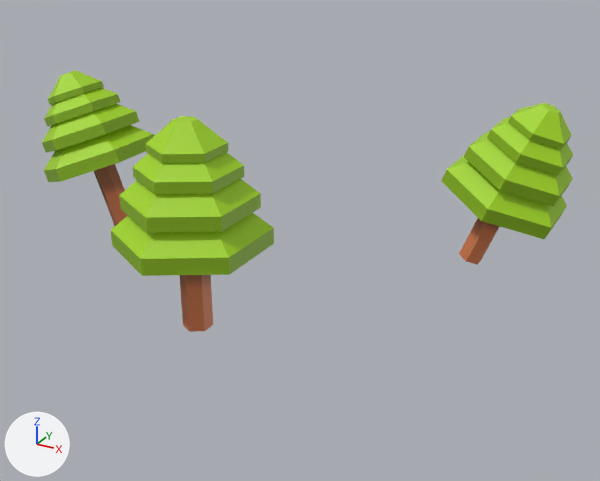
An edit to the OBJ model assets/tile1/treeTile1.obj, drawn before and after from the same camera.
Both versions are drawn from a 50 mm camera at (3.78, -6.3, 9.14) aimed at (0.12, 0.35, 5.81). The lights are fixed; the arrows at lower left show +X, +Y and +Z. Where no turn or scale is listed for an object, it has been applied to the vertices.

Names of what the first picture shows: 'TreeTile1_Cylinder.003'.
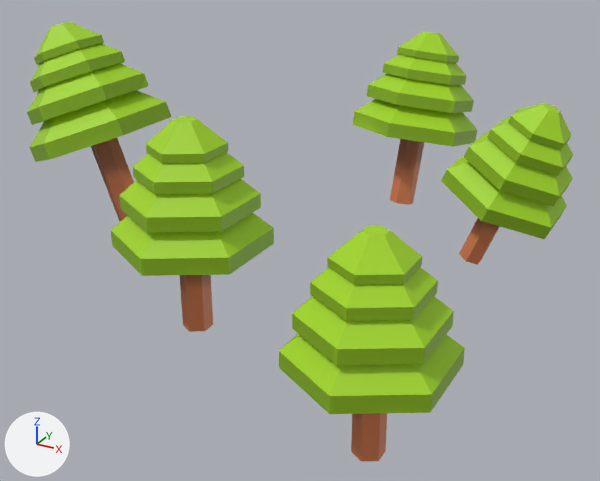
Edits to the bpy script that builds the scene:
```text
Change me_treetile1_cylinder_003:
    remove me_treetile1_cylinder_003.from_pydata(...)  # 270 vertices, 480 faces; spans x -2.62..2.47, y -2.21..1.65, z 5.66..7.54
    add me_treetile1_cylinder_003.from_pydata(...)  # 450 vertices, 800 faces; spans x -2.71..2.47, y -2.51..3.74, z 5.39..7.8
    me_treetile1_cylinder_003 part 1: the loose piece of 18 vertices spanning x -2.6..-1.55, y -0.62..0.62, z 6.18..6.79 is multiplied about its middle by the matrix ((0.594, -1.022, 0.301), (0.851, 0.662, 0.571), (-0.642, -0.069, 1.035)), then moved by (2.35, 3.01, -0.09)
    me_treetile1_cylinder_003 part 2: the loose piece of 18 vertices spanning x -2.62..-1.73, y -0.53..0.53, z 6.48..7.01 is multiplied about its middle by the matrix ((0.594, -1.022, 0.301), (0.851, 0.662, 0.571), (-0.642, -0.069, 1.035)), then moved by (2.47, 3.08, -0.01)
    me_treetile1_cylinder_003 part 3: the loose piece of 18 vertices spanning x -2.61..-1.91, y -0.41..0.41, z 6.75..7.16 is multiplied about its middle by the matrix ((0.594, -1.022, 0.301), (0.851, 0.662, 0.571), (-0.642, -0.069, 1.035)), then moved by (2.57, 3.13, 0.05)
    me_treetile1_cylinder_003 part 4: the loose piece of 24 vertices spanning x -2.58..-2.07, y -0.3..0.3, z 6.97..7.31 is multiplied about its middle by the matrix ((0.594, -1.022, 0.301), (0.851, 0.662, 0.571), (-0.642, -0.069, 1.035)), then moved by (2.65, 3.18, 0.1)
    me_treetile1_cylinder_003 part 5: a new loose piece, a 6-sided cylinder along z spanning x 1.79..2.0, y -2.02..-1.77, z 5.43..6.27, in mat_tree (picture img_tree_png)
    me_treetile1_cylinder_003 part 6: the loose piece of 18 vertices spanning x -0.28..0.79, y -2.21..-0.97, z 6.55..6.89 is copied, and the copy is moved by (1.65, -0.31, -0.42); it spans x 1.36..2.43, y -2.51..-1.28, z 6.13..6.47
    me_treetile1_cylinder_003 part 7: the loose piece of 18 vertices spanning x -0.21..0.7, y -2.12..-1.06, z 6.85..7.14 is copied, and the copy is moved by (1.65, -0.31, -0.42); it spans x 1.44..2.35, y -2.42..-1.37, z 6.43..6.72
    me_treetile1_cylinder_003 part 8: the loose piece of 18 vertices spanning x -0.11..0.6, y -2.0..-1.18, z 7.1..7.32 is copied, and the copy is moved by (1.65, -0.31, -0.42); it spans x 1.54..2.25, y -2.3..-1.49, z 6.68..6.9
    me_treetile1_cylinder_003 part 9: the loose piece of 24 vertices spanning x -0.01..0.51, y -1.89..-1.29, z 7.29..7.54 is copied, and the copy is moved by (1.65, -0.31, -0.42); it spans x 1.63..2.15, y -2.19..-1.6, z 6.87..7.12
    me_treetile1_cylinder_003 part 10: the loose piece of 18 vertices spanning x -2.62..-1.73, y -0.53..0.53, z 6.48..7.01 is copied, and the copy is scaled about its middle by 1.44, then moved by (0.13, 0.0, 0.04); it spans x -2.69..-1.4, y -0.76..0.76, z 6.41..7.16
    me_treetile1_cylinder_003 part 11: the loose piece of 18 vertices spanning x -2.61..-1.91, y -0.41..0.41, z 6.75..7.16 is copied, and the copy is scaled about its middle by 1.57, then moved by (0.09, 0.0, 0.15); it spans x -2.71..-1.62, y -0.64..0.64, z 6.78..7.42
    me_treetile1_cylinder_003 part 12: the loose piece of 18 vertices spanning x -2.61..-1.91, y -0.41..0.41, z 6.75..7.16 is copied, and the copy is scaled about its middle by 1.22, then moved by (-0.01, 0.0, 0.41); it spans x -2.7..-1.85, y -0.5..0.5, z 7.11..7.61
    me_treetile1_cylinder_003 part 13: the loose piece of 24 vertices spanning x -2.58..-2.07, y -0.3..0.3, z 6.97..7.31 is copied, and the copy is scaled about its middle by 1.22, then moved by (-0.03, 0.0, 0.45); it spans x -2.66..-2.04, y -0.37..0.37, z 7.38..7.8
    me_treetile1_cylinder_003 part 14: the loose piece of 12 vertices spanning x -2.2..-1.71, y -0.12..0.12, z 5.67..6.53 is rebuilt with 12 vertices and now spans x -2.2..-1.59, y -0.15..0.15, z 5.79..6.84
    me_treetile1_cylinder_003 part 15: 12 vertices added at x 0.08..0.4, y 2.66..3.14, z 5.39..6.46
```

Pixel boxes [x1, y1, x2, y2] of what changed, in the pictures (600 x 481 px; the box of a moved part takes in the faces that stretch with it):
'TreeTile1_Cylinder.003', reshaped (68% taller)
    before: [42, 71, 573, 332]
    after: [27, 22, 573, 461]
part 1 of me_treetile1_cylinder_003, moved or reshaped
    before: [44, 125, 154, 182]
    after: [352, 99, 477, 147]
part 2 of me_treetile1_cylinder_003, moved or reshaped
    before: [42, 104, 140, 153]
    after: [366, 74, 474, 113]
part 3 of me_treetile1_cylinder_003, moved or reshaped
    before: [44, 88, 121, 127]
    after: [383, 54, 467, 85]
part 4 of me_treetile1_cylinder_003, moved or reshaped
    before: [48, 71, 104, 105]
    after: [397, 31, 459, 63]
part 5 of me_treetile1_cylinder_003, added (brown)
    after: [351, 413, 387, 461]
part 6 of me_treetile1_cylinder_003, added (green)
    after: [279, 334, 465, 414]
part 7 of me_treetile1_cylinder_003, added (green)
    after: [292, 296, 454, 365]
part 8 of me_treetile1_cylinder_003, added (green)
    after: [310, 267, 438, 321]
part 9 of me_treetile1_cylinder_003, added (green)
    after: [327, 226, 422, 285]
part 10 of me_treetile1_cylinder_003, added (green)
    after: [30, 90, 171, 162]
part 11 of me_treetile1_cylinder_003, added (green)
    after: [27, 63, 149, 125]
part 12 of me_treetile1_cylinder_003, added (green)
    after: [30, 43, 125, 92]
part 13 of me_treetile1_cylinder_003, added (green)
    after: [34, 22, 104, 65]
part 14 of me_treetile1_cylinder_003, rebuilt (26% wider, 33% taller)
    before: [94, 164, 128, 226]
    after: [91, 138, 134, 221]
part 15 of me_treetile1_cylinder_003, added (brown)
    after: [390, 139, 424, 205]
